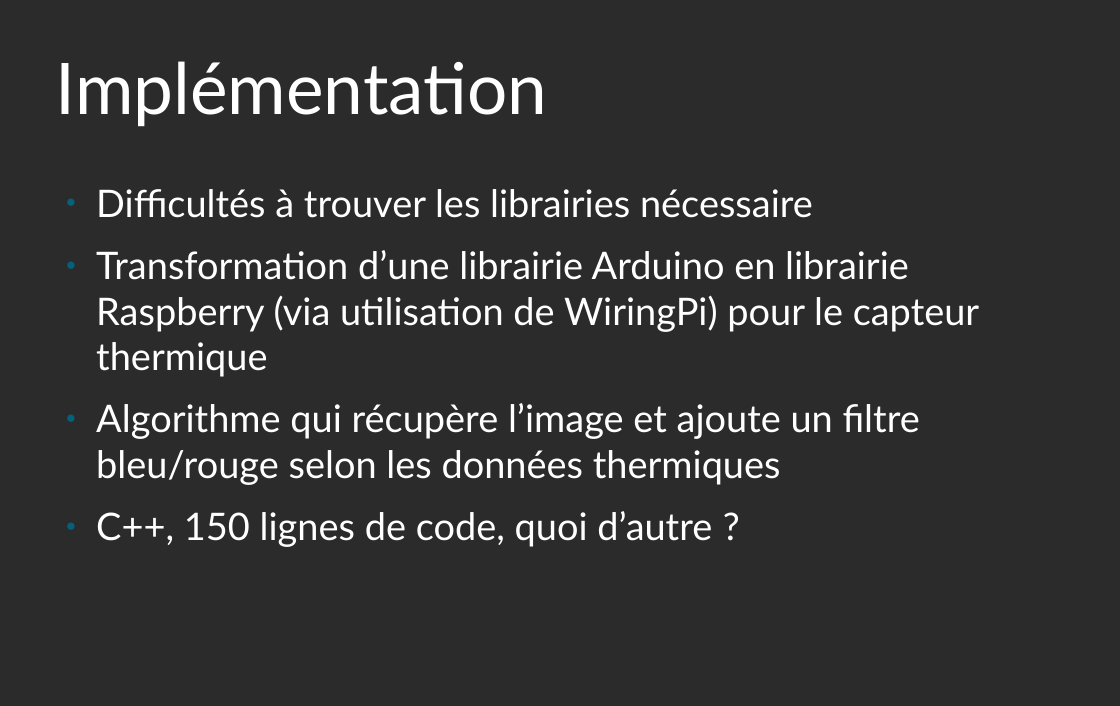
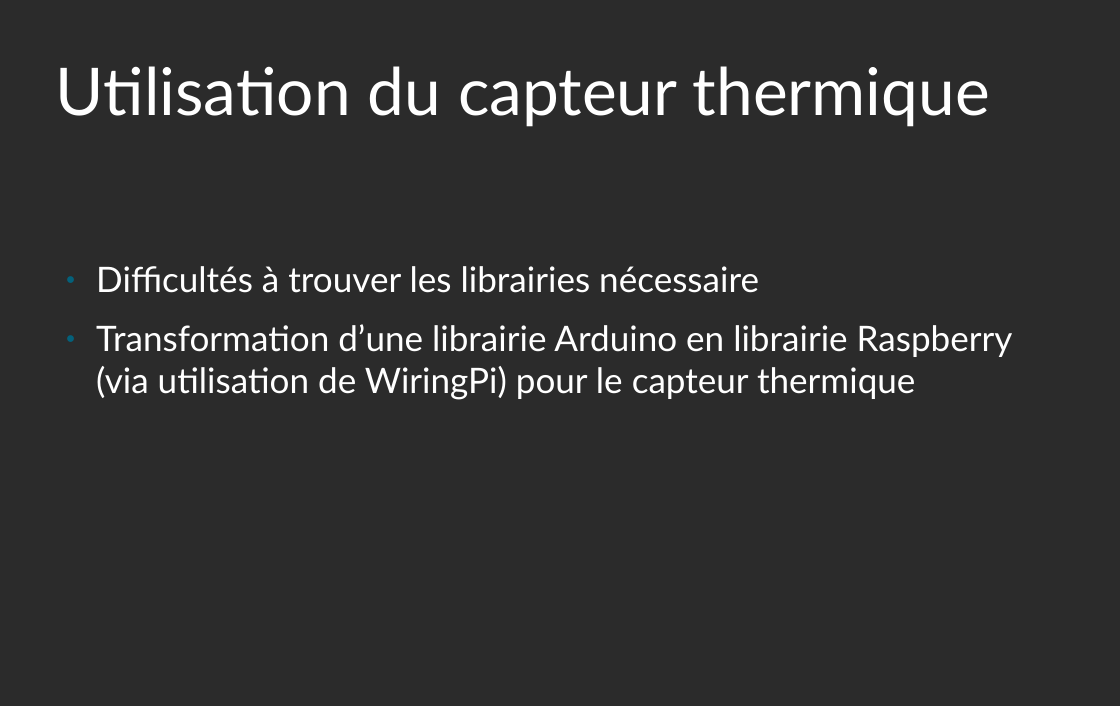
Before and after one commit to yannou38/ImageFusion, a slide deck: slide 3 of presM2M.odp. Drawn at 1120x706 pixels with LibreOffice and Linux fonts; fonts in the diff are those of the drawing; background and template pictures are left out; a plain dark background stands for a picture behind light text. Boxes give left, top, right and bottom in pixels: in the first picture for what was removed or moved away, otherwise in the second. Text is boxed around its words. In the diff, an @@ line names an element or a change of style, - is before the commit and + after.

Commit message:
images + détails slide algo

```diff
--- a/presM2M.odp
+++ b/presM2M.odp
@@ title at bbox=[56, 66, 990, 127]: text changed; size 60 to 55.5 pt @@
-Implémentation
+Utilisation du capteur thermique
@@ text "Difficultés à trouver les librairies ...": place and size @@
-text "Difficultés à trouver les librairies ..." at bbox=[96, 189, 979, 547]
+text "Difficultés à trouver les librairies ..." at bbox=[96, 266, 1013, 400]
@@ text "Difficultés à trouver les librairies ..." at bbox=[96, 266, 1013, 400]: size 32 to 29.6 pt @@
@@ text at bbox=[96, 403, 920, 547]: paragraphs removed @@
-● Algorithme qui récupère l’image et ajoute un filtre bleu/rouge selon les données thermiques
-● C++, 150 lignes de code, quoi d’autre ?
```
Also in this commit, not shown: 2 other slides changed, 7 slides added, 1 slide removed, 5 other files.
